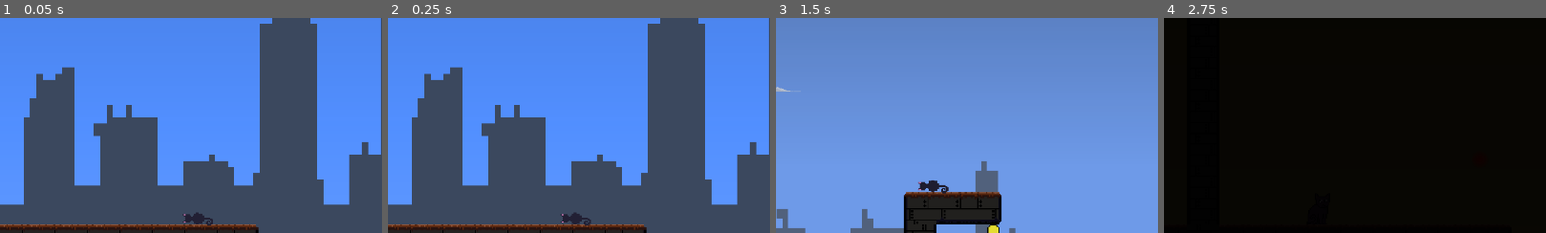
Above: before the commit, frames 1-4 (left to right).
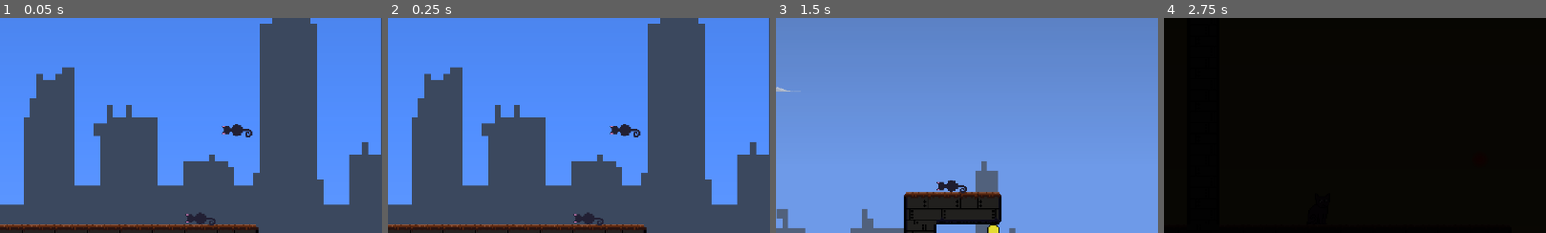
Above: after the commit, the same moments.

Repository: GillianZech/color-cat
Game: Godot game, scene res://Scenes/scene_controller.tscn
Two runs of this game, one before a commit and one after it. Both use one fixed random seed, a clock stepped at 60 frames per second and the inputs below.
Inputs:
- Up to frame 1 (0.05 s): no input
- Up to frame 2 (0.25 s): no input
- Up to frame 3 (1.5 s): hold D (move_right) from 0.53 s (still down); tap Alt (dev) at 0.6, 1.35 s; tap W (move_up) at 0.77 s
- Up to frame 4 (2.75 s): tap W (move_up) at 1.52 s; release D (move_right) at 2.03 s; hold A (move_left) from 2.03 s (still down); tap Alt (dev) at 2.1 s
The pictures show only the part of the screen within x 30-80%, y 18-68%; the shares and areas given below are measured in that part.

The runs differ from the first frame. In frame 1, 0.4% of the frame differs, in the area x 47-67%, y 49-97%; in frame 2, 0.6%, in the area x 45-67%, y 49-97%; in frame 3, 0.5%; in frame 4, nothing differs.

Commit message:
Made enemies and simple music

Diff:
--- a/color_cat/Code/Enemy.gd
+++ b/color_cat/Code/Enemy.gd
@@ -1,24 +1,47 @@
 extends CharacterBody2D
-@export var DEAD = false
-@export var WALK_SPEED = 100
+
+@export var SPEED = 100
 @export var DIRECTION = -1
+@export var is_flying_enemy = false
 @onready var cat = get_parent().get_parent().get_node("Cat")
+
 var GRAVITY = 30
 var JUMP_VELOCITY = -400
+var DEAD = false
+
+var TARGET_VECTOR = Vector2(0,0)
+var ENGAGE_DISTANCE = 300
 
 # Called every frame. 'delta' is the elapsed time since the previous frame.
 func _physics_process(_delta):
 	if not DEAD:
-		var DIRECT = cat.position.x - position.x
-		if DIRECT >= 0:
-			DIRECTION = 1
-			$AnimatedSprite2D.flip_h = true
+		if is_flying_enemy:
+			TARGET_VECTOR = cat.position - position
+			if TARGET_VECTOR.length() < ENGAGE_DISTANCE:
+				# normalized() makes it equal to 1 but keeps the coordinates
+				# so it goes in the right direction
+				TARGET_VECTOR = TARGET_VECTOR.normalized()
+				velocity = TARGET_VECTOR * SPEED
+			else:
+				velocity = Vector2(0,0)
 		else:
-			DIRECTION = -1
-			$AnimatedSprite2D.flip_h = false
-		velocity.x = WALK_SPEED*DIRECTION
-		if not is_on_floor():
-			velocity.y += GRAVITY
+			var DIRECT = cat.position.x - position.x
+			if DIRECT >= 0:
+				DIRECTION = 1
+				$AnimatedSprite2D.flip_h = true
+			else:
+				DIRECTION = -1
+				$AnimatedSprite2D.flip_h = false
+			TARGET_VECTOR = cat.position - position
+			if TARGET_VECTOR.length() < ENGAGE_DISTANCE:
+				TARGET_VECTOR = TARGET_VECTOR.normalized()
+				velocity.x = SPEED*DIRECTION
+			else:
+				velocity.x = 0
+			if not is_on_floor():
+				velocity.y += GRAVITY
+		#if $RayCast2D.is_colliding():
+			#$RayCast2D.target_position.x = $RayCast2D.target_position.x + -1
 		move_and_slide()
 
 func die():
--- a/color_cat/Code/SceneController.gd
+++ b/color_cat/Code/SceneController.gd
@@ -13,7 +13,7 @@
 @export var ANIM: AnimationPlayer
 
 func _ready():
-	pass
+	$BackgroundMusic.play()
 
 func _physics_process(_delta):
 	if Input.is_action_just_pressed("restart"): # R key
--- a/color_cat/Scenes/Level1.tscn
+++ b/color_cat/Scenes/Level1.tscn
@@ -1713,6 +1713,14 @@
 
 [node name="Enemy" parent="Enemies" instance=ExtResource("27_hhwdx")]
 position = Vector2(849, 308)
+
+[node name="Enemy2" parent="Enemies" instance=ExtResource("27_hhwdx")]
+position = Vector2(921, 134)
+is_flying_enemy = true
+
+[node name="Enemy3" parent="Enemies" instance=ExtResource("27_hhwdx")]
+position = Vector2(2318, 183)
+is_flying_enemy = true
 
 [node name="EndArea" parent="." instance=ExtResource("12_bxdkk")]
 position = Vector2(8339, 294)
--- a/color_cat/Scenes/scene_controller.tscn
+++ b/color_cat/Scenes/scene_controller.tscn
@@ -1,9 +1,10 @@
-[gd_scene load_steps=9 format=3 uid="uid://bro0nk6v5146y"]
+[gd_scene load_steps=10 format=3 uid="uid://bro0nk6v5146y"]
 
 [ext_resource type="PackedScene" uid="uid://n63lnk86ts66" path="res://Scenes/Level1.tscn" id="1_0tiaa"]
 [ext_resource type="Script" path="res://Code/SceneController.gd" id="1_kyn8p"]
 [ext_resource type="AudioStream" uid="uid://b5y1fgkb5iplb" path="res://Sounds/weramp.ogg" id="3_w7o3t"]
 [ext_resource type="PackedScene" uid="uid://b2svwmqbe8ryq" path="res://Scenes/hud.tscn" id="4_duthn"]
+[ext_resource type="AudioStream" uid="uid://pllq2g8c63nh" path="res://Sounds/16bar.ogg" id="5_h4uy0"]
 
 [sub_resource type="Animation" id="Animation_vdcqd"]
 length = 0.001
@@ -82,4 +83,10 @@
 [node name="Restart" type="AudioStreamPlayer2D" parent="."]
 stream = ExtResource("3_w7o3t")
 
+[node name="BackgroundMusic" type="AudioStreamPlayer2D" parent="."]
+stream = ExtResource("5_h4uy0")
+volume_db = -22.106
+max_distance = 1e+09
+attenuation = 0.01
+
 [connection signal="animation_finished" from="AnimationPlayer" to="." method="_on_animation_player_animation_finished"]
Not shown, added: color_cat/Sounds/16bar.ogg.import
Not shown, added: color_cat/Sounds/5091111373766656.wav.import
Not shown, added: color_cat/Assets/song-maker (1).mid
Not shown, added: color_cat/Sounds/16bar.ogg
Not shown, added: color_cat/Sounds/5091111373766656.wav
